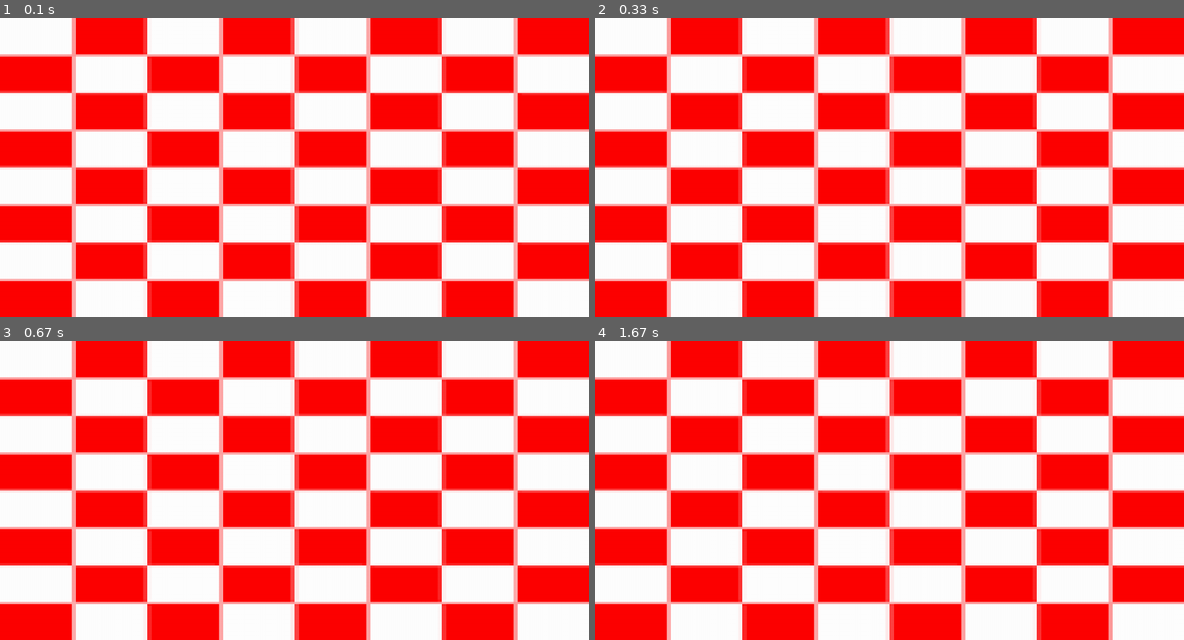
Above: before the commit, frames 1-4 (two rows, left to right).
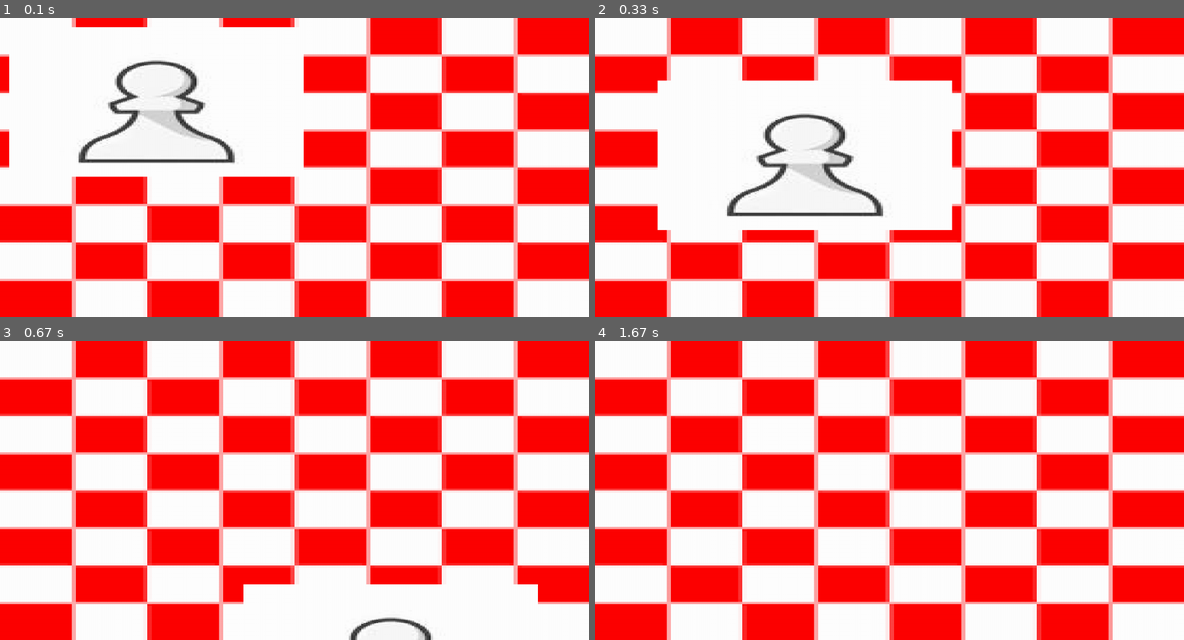
Above: after the commit, the same moments.

Repository: FizzyKing6002/App-Game-Designer-using-Pygame
Game: pygame game, started from projectEditor.py
Two runs of this game, one before a commit and one after it. Both use one fixed random seed, a clock stepped at 60 frames per second and the inputs below.
Inputs:
- Up to frame 1 (0.1 s): no input
- Up to frame 2 (0.33 s): no input
- Up to frame 3 (0.67 s): no input
- Up to frame 4 (1.67 s): no input

The runs differ from the first frame. In frame 1, 15% of the frame differs, in the area x 1-52%, y 3-54%; in frame 2, 15%; in frame 3, 5.2%; in frame 4, nothing differs.

Commit message:
Bug Fix when Animating Object
Object now shows on screen and moves.
Bugged, object moves way too fast.

Diff:
--- a/ImportCode/objects.py
+++ b/ImportCode/objects.py
@@ -59,7 +59,7 @@
 
                 anim = animation.animate(anim, time)
 
-        def create_animation(val, time, anim_type, *args):
+        def create_animation(self, val, time, anim_type, *args):
             if len(args) == 0:
                 args = "x"
 
@@ -77,7 +77,7 @@
             for anim in self.animations:
                 if "move" in anim[-2]:
                     pos_mod[0][0] += anim[1][0]
-                    pos_mod[0][1] += anim[1][1]
+                    pos_mod[1][0] += anim[1][1]
 
             self.pos = [
                 con_pos[0] + con_size[0] * (pos_mod[0][1] - 0.5) + pos_mod[0][0],
